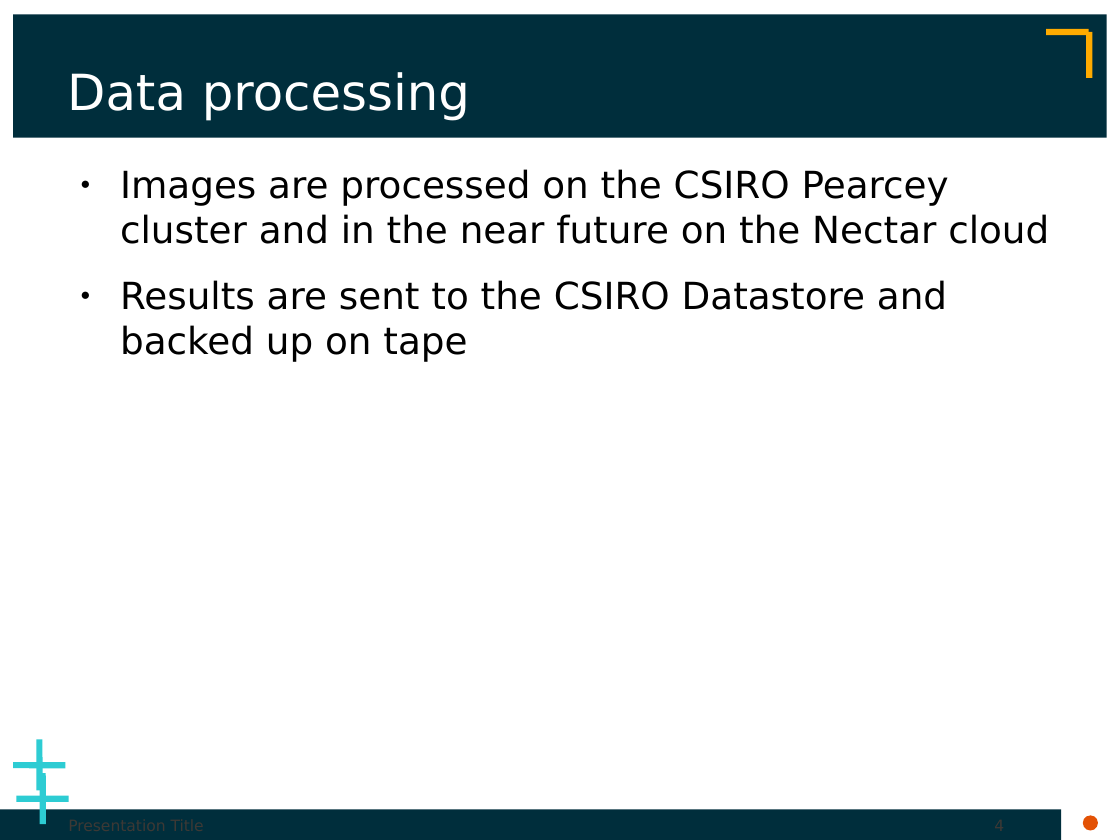
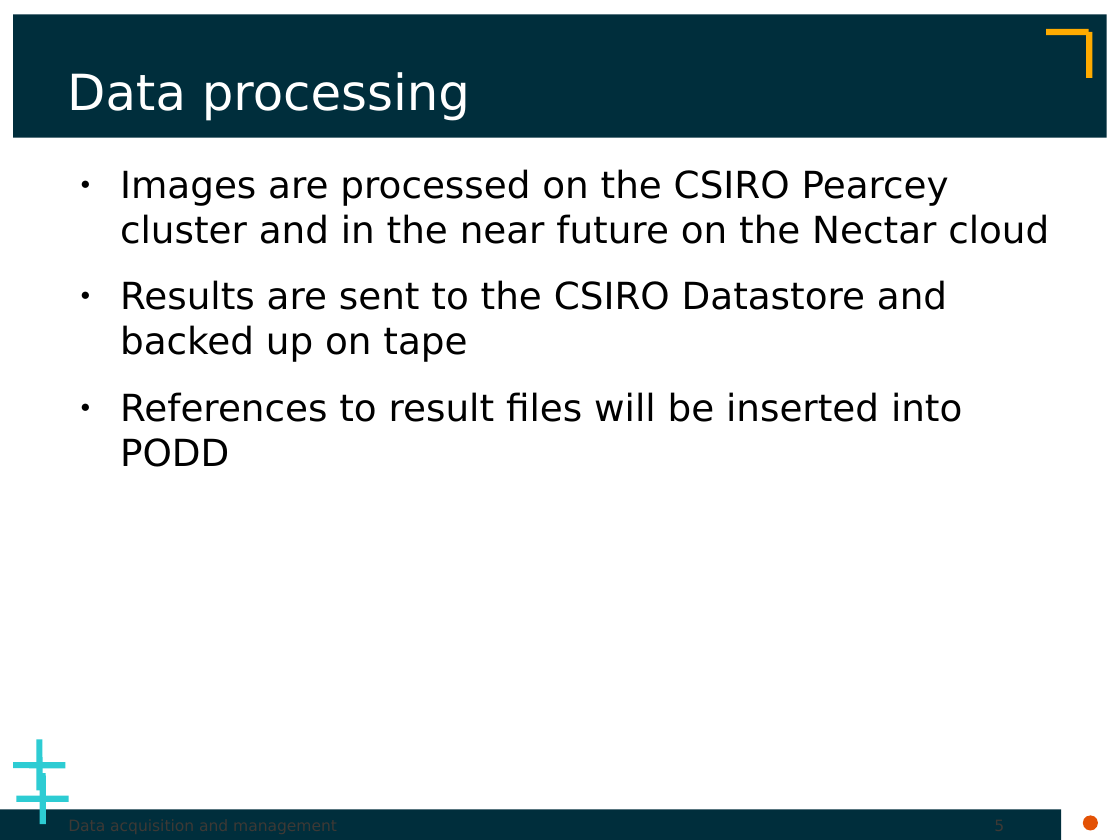
Before and after one commit to podd/podd-publications, a slide deck: slide 5 of csiro20150617/CSIRO-20150617.odp (slide 4 before the commit). Drawn at 1120x840 pixels with LibreOffice and Linux fonts; fonts in the diff are those of the drawing. Boxes give left, top, right and bottom in pixels: in the first picture for what was removed or moved away, otherwise in the second. Text is boxed around its words. In the diff, an @@ line names an element or a change of style, - is before the commit and + after.

```diff
--- a/csiro20150617/CSIRO-20150617.odp
+++ b/csiro20150617/CSIRO-20150617.odp
@@ text at [120, 392, 962, 467]: paragraph added @@
+● References to result files will be inserted into PODD
```
Also in this commit, not shown: 3 other slides changed, 1 slide added, 2 other files.
